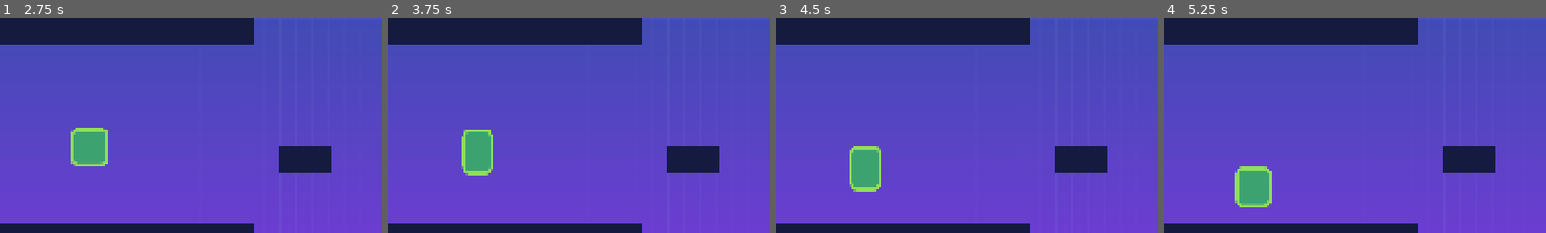
Above: before the commit, frames 1-4 (left to right).
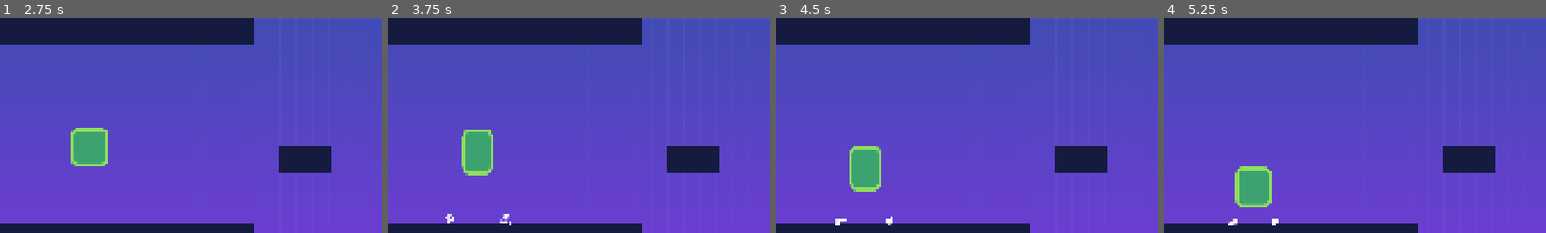
Above: after the commit, the same moments.

Repository: noor-shalaby/solid-ground
Game: Godot game, scene res://scenes/ui/main_menu.tscn
Two runs of this game, one before a commit and one after it. Both use one fixed random seed, a clock stepped at 60 frames per second and the inputs below. Sound files missing from this copy of the repository are replaced by a short silence.
Inputs (mouse positions are % of the whole screen's width and height, from its top left):
- Up to frame 1 (2.75 s): click "Play" at 0.5 s; tap Enter (ui_accept) at 1.25 s; move the mouse to (55, 50) at 1.27 s; hold Up (ui_up) from 1.28 s (still down); tap W (jump) at 1.52, 2.27 s; move the mouse to (45, 50) at 2.02 s
- Up to frame 2 (3.75 s): keep holding Up (ui_up); move the mouse to (52, 48) at 2.77 s; move the mouse to (49, 52) at 3.52 s
- Up to frame 3 (4.5 s): keep holding Up (ui_up); tap W (jump) at 3.77 s; move the mouse to (57, 51) at 4.27 s
- Up to frame 4 (5.25 s): keep holding Up (ui_up); tap W (jump) at 4.52 s; move the mouse to (42, 49) at 5.02 s
The pictures show only the part of the screen within x 0-50%, y 29-79%; the shares and areas given below are measured in that part.

Frame 1 is identical in both runs. In frame 2, 0.1% of the frame differs, in the area x 15-33%, y 91-97%; in frame 3, 0.1%; in frame 4, 0.1%.

Commit message:
Add: dust puff particle effect on player landing

Diff:
--- a/scenes/player.tscn
+++ b/scenes/player.tscn
@@ -1,9 +1,10 @@
-[gd_scene load_steps=7 format=3 uid="uid://csnba64dsq25g"]
+[gd_scene load_steps=8 format=3 uid="uid://csnba64dsq25g"]
 
 [ext_resource type="Texture2D" uid="uid://c117fae5xouui" path="res://assets/player.png" id="1_3vyb7"]
 [ext_resource type="Script" uid="uid://hhmhou58ajtl" path="res://scripts/player.gd" id="1_g2els"]
 [ext_resource type="AudioStream" uid="uid://cswaefx30siur" path="res://assets/audio/jump_3.wav" id="3_qhqgy"]
 [ext_resource type="AudioStream" uid="uid://cgsjg2oadih3r" path="res://assets/audio/land.wav" id="4_dqkch"]
+[ext_resource type="PackedScene" uid="uid://dsw4ruvwbym5k" path="res://scenes/vfx/dust_puff.tscn" id="5_qlg0r"]
 
 [sub_resource type="RectangleShape2D" id="RectangleShape2D_g2els"]
 size = Vector2(80, 80)
@@ -31,6 +32,8 @@
 position = Vector2(0, -40)
 shape = SubResource("RectangleShape2D_qhqgy")
 
+[node name="DustPuff" parent="." instance=ExtResource("5_qlg0r")]
+
 [node name="JumpSound" type="AudioStreamPlayer2D" parent="."]
 stream = ExtResource("3_qhqgy")
 volume_db = 8.0
--- /dev/null
+++ b/scenes/vfx/dust_puff.tscn
@@ -0,0 +1,43 @@
+[gd_scene load_steps=4 format=3 uid="uid://dsw4ruvwbym5k"]
+
+[ext_resource type="Texture2D" uid="uid://6dehaambwgit" path="res://assets/particle_circle.png" id="1_lsxqk"]
+
+[sub_resource type="Curve" id="Curve_lsxqk"]
+_data = [Vector2(0.50000006, 1), 0.0, 0.0, 0, 0, Vector2(1, 0), 0.0, 0.0, 0, 0]
+point_count = 2
+
+[sub_resource type="Gradient" id="Gradient_40hx0"]
+offsets = PackedFloat32Array(0.5, 1)
+colors = PackedColorArray(1, 1, 1, 1, 1, 1, 1, 0)
+
+[node name="DustPuff" type="Node2D"]
+show_behind_parent = true
+
+[node name="CPUParticles2D" type="CPUParticles2D" parent="."]
+position = Vector2(32, 0)
+emitting = false
+texture = ExtResource("1_lsxqk")
+lifetime = 0.2
+one_shot = true
+explosiveness = 1.0
+spread = 16.0
+gravity = Vector2(0, -1024)
+initial_velocity_min = 200.0
+initial_velocity_max = 400.0
+scale_amount_curve = SubResource("Curve_lsxqk")
+color_ramp = SubResource("Gradient_40hx0")
+
+[node name="CPUParticles2D2" type="CPUParticles2D" parent="."]
+position = Vector2(-32, 0)
+emitting = false
+texture = ExtResource("1_lsxqk")
+lifetime = 0.2
+one_shot = true
+explosiveness = 1.0
+direction = Vector2(-1, 0)
+spread = 16.0
+gravity = Vector2(0, -1024)
+initial_velocity_min = 200.0
+initial_velocity_max = 400.0
+scale_amount_curve = SubResource("Curve_lsxqk")
+color_ramp = SubResource("Gradient_40hx0")
--- a/scripts/player.gd
+++ b/scripts/player.gd
@@ -19,6 +19,7 @@
 @onready var sprite: Sprite2D = $Sprite2D
 @onready var sprite_default_pos_y: float = sprite.position.y
 @onready var hazard_detector: Area2D = $HazardDetector
+@onready var dust_puffers: Array[Node] = $DustPuff.get_children()
 @onready var jump_sound: AudioStreamPlayer2D = $JumpSound
 @onready var jump_sound_default_vol: float = jump_sound.volume_linear
 @onready var land_sound: AudioStreamPlayer2D = $LandSound
@@ -62,6 +63,8 @@
 	move_and_slide()
 	if is_on_floor() and not was_on_floor and not game_just_started:
 		squash()
+		for dust_puffer: CPUParticles2D in dust_puffers:
+			dust_puffer.emitting = true
 		if Settings.audio:
 			land_sound.volume_linear = land_sound_default_vol * Settings.audio_val
 			land_sound.pitch_scale = randf_range(1.0 - Constants.PITCH_SHIFTING, 1.0 + Constants.PITCH_SHIFTING)
Binary file added: assets/particle_circle.png
Not shown, added: assets/particle_circle.png.import
